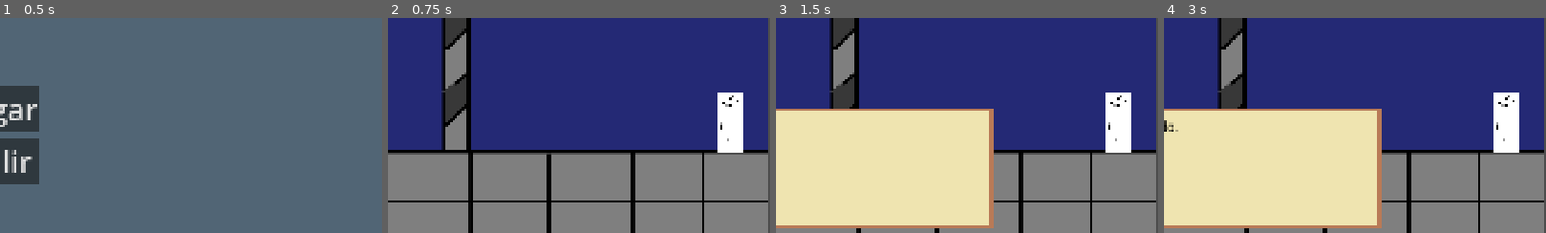
Above: before the commit, frames 1-4 (left to right).
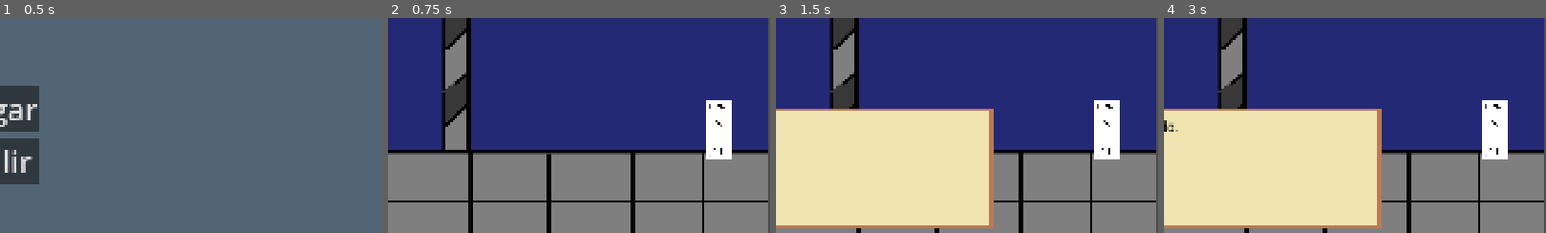
Above: after the commit, the same moments.

Repository: uthorion/Godot_Game
Game: Godot game, scene res://Scenes/main.tscn
Two runs of this game, one before a commit and one after it. Both use one fixed random seed, a clock stepped at 60 frames per second and the inputs below.
Inputs (mouse positions are % of the whole screen's width and height, from its top left):
- Up to frame 1 (0.5 s): no input
- Up to frame 2 (0.75 s): click "Jugar" at 0.5 s
- Up to frame 3 (1.5 s): tap Enter at 1.25 s; move the mouse to (46, 48) at 1.27 s; click (46, 48) at 1.42 s
- Up to frame 4 (3 s): move the mouse to (50, 50) at 2.02 s; click (50, 50) at 2.17 s; move the mouse to (46, 48) at 2.77 s; click (46, 48) at 2.92 s
The pictures show only the part of the screen within x 50-100%, y 46-96%; the shares and areas given below are measured in that part.

Frame 1 is identical in both runs. In frame 2, 2.0% of the frame differs, in the area x 83-93%, y 34-66%; in frame 3, 2.0%; in frame 4, 2.0%.

Commit message:
modificado el punto de origen del player, cambios menores en los mapas, primer testeo con el inventory

Diff:
--- a/juego_aventura_grafica/Characters/player.tscn
+++ b/juego_aventura_grafica/Characters/player.tscn
@@ -1,7 +1,8 @@
-[gd_scene load_steps=5 format=3 uid="uid://bfqr1a7xaiqm5"]
+[gd_scene load_steps=6 format=3 uid="uid://bfqr1a7xaiqm5"]
 
 [ext_resource type="Texture2D" uid="uid://qhslhudq5ian" path="res://Assets/Sprites/personaje.png" id="1_5mj4t"]
 [ext_resource type="Script" uid="uid://cbp1uol865t5n" path="res://Scrips/Personajes/player.gd" id="1_eovys"]
+[ext_resource type="Resource" uid="uid://d07jkcjmggf1w" path="res://Items/LlaveCofre.tres" id="2_vb825"]
 
 [sub_resource type="SpriteFrames" id="SpriteFrames_eovys"]
 animations = [{
@@ -19,14 +20,17 @@
 
 [node name="Player" type="CharacterBody2D" groups=["player"]]
 z_index = 50
-position = Vector2(898, 551)
+position = Vector2(659, 396)
 script = ExtResource("1_eovys")
+item_debug = ExtResource("2_vb825")
 metadata/_edit_group_ = true
 
 [node name="AnimatedSprite2D" type="AnimatedSprite2D" parent="."]
+position = Vector2(5, -228)
 sprite_frames = SubResource("SpriteFrames_eovys")
 
 [node name="CollisionShape2D" type="CollisionShape2D" parent="."]
+position = Vector2(5, -228)
 shape = SubResource("RectangleShape2D_vb825")
 
 [node name="NavigationAgent2D" type="NavigationAgent2D" parent="."]
--- /dev/null
+++ b/juego_aventura_grafica/Items/Item.gd
@@ -0,0 +1,6 @@
+extends Resource
+class_name Item
+
+@export var nombre: String
+@export var descripcion: String
+@export var textura: Texture
--- /dev/null
+++ b/juego_aventura_grafica/Items/LlaveCofre.tres
@@ -0,0 +1,11 @@
+[gd_resource type="Resource" script_class="Item" load_steps=3 format=3 uid="uid://d07jkcjmggf1w"]
+
+[ext_resource type="Script" uid="uid://ybuxi38ogk1q" path="res://Items/Item.gd" id="1_fb135"]
+[ext_resource type="Texture2D" uid="uid://wwhd2jnhf2nk" path="res://UI/Cursor/Cursor_Llave.png" id="2_0mwqo"]
+
+[resource]
+script = ExtResource("1_fb135")
+nombre = "Llave de cobre"
+descripcion = "Es una llave de cobre vieja,parece la de un cofre."
+textura = ExtResource("2_0mwqo")
+metadata/_custom_type_script = "uid://ybuxi38ogk1q"
--- a/juego_aventura_grafica/Scenes/map_00.tscn
+++ b/juego_aventura_grafica/Scenes/map_00.tscn
@@ -7,9 +7,9 @@
 [ext_resource type="PackedScene" uid="uid://cp1wqm0w7ygb1" path="res://Objects/Interactivos/interactive_lamp.tscn" id="5_uo0p6"]
 
 [sub_resource type="NavigationPolygon" id="NavigationPolygon_uo0p6"]
-vertices = PackedVector2Array(1900, 764.961, 1900, 1015.92, 22.3281, 1002.07, 30.6484, 758.031)
+vertices = PackedVector2Array(1879.06, 842.961, 1898.78, 1015.91, 22.7734, 1002.07, 35.2734, 836.031)
 polygons = Array[PackedInt32Array]([PackedInt32Array(0, 1, 2, 3)])
-outlines = Array[PackedVector2Array]([PackedVector2Array(21, 748, 1910, 755, 1910, 1026, 12, 1012)])
+outlines = Array[PackedVector2Array]([PackedVector2Array(26, 826, 1888, 833, 1910, 1026, 12, 1012)])
 
 [node name="Map_00" type="Node2D"]
 script = ExtResource("1_uo0p6")
@@ -20,7 +20,7 @@
 texture = ExtResource("2_7u7ch")
 
 [node name="Player" parent="." instance=ExtResource("4_uc0oj")]
-position = Vector2(1821, 759)
+position = Vector2(1788, 832)
 scale = Vector2(0.25, 0.25)
 
 [node name="TransitionArea" parent="." instance=ExtResource("5_ke8oh")]
--- a/juego_aventura_grafica/Scenes/map_01.tscn
+++ b/juego_aventura_grafica/Scenes/map_01.tscn
@@ -57,4 +57,5 @@
 scale = Vector2(0.65, 0.65)
 
 [node name="NavigationRegion2D" type="NavigationRegion2D" parent="."]
+position = Vector2(-1, 12)
 navigation_polygon = SubResource("NavigationPolygon_546ff")
--- /dev/null
+++ b/juego_aventura_grafica/Scrips/Autoloads/Inventory.gd
@@ -0,0 +1,8 @@
+extends Node
+
+var inventario_objetos: Array[Item]
+
+func addObjeto(obj: Item):
+	if(obj!=null):
+		inventario_objetos.push_back(obj)
+		print("Item added: "+inventario_objetos.back().nombre)
--- a/juego_aventura_grafica/Scrips/Autoloads/pause_menu.gd
+++ b/juego_aventura_grafica/Scrips/Autoloads/pause_menu.gd
@@ -1,6 +1,9 @@
 extends CanvasLayer
 
+@onready var color_rect = $ColorRect
+
 func _ready():
+	process_mode = Node.PROCESS_MODE_ALWAYS
 	hide()
 
 func toggle_pause():
@@ -10,3 +13,7 @@
 	else:
 		get_tree().paused = true
 		show()
+
+func _unhandled_input(event):
+	if event.is_action_pressed("ui_cancel"):
+		toggle_pause()
--- a/juego_aventura_grafica/Scrips/Personajes/player.gd
+++ b/juego_aventura_grafica/Scrips/Personajes/player.gd
@@ -1,11 +1,16 @@
 extends CharacterBody2D
 
+@export var item_debug: Item
 @onready var agent = $NavigationAgent2D
 @onready var sprite = $AnimatedSprite2D
 
 const SPEED = 250
 var facing_right = true
 var ignorar_input_un_frame := false
+
+func _ready():
+	if(INVENTORY.inventario_objetos.size()==0):
+		INVENTORY.addObjeto(item_debug)
 
 func _input(event):
 	if ignorar_input_un_frame:
--- a/juego_aventura_grafica/Scrips/maps/main.gd
+++ b/juego_aventura_grafica/Scrips/maps/main.gd
@@ -1,6 +1,14 @@
 extends Node
 
+func _ready():
+	get_tree().paused = false
+	if PAUSEMENU:
+		PAUSEMENU.hide()
+		PAUSEMENU.process_mode = Node.PROCESS_MODE_DISABLED
+
 func _on_jugar_pressed():
+	if PAUSEMENU:
+		PAUSEMENU.process_mode = Node.PROCESS_MODE_ALWAYS
 	get_tree().change_scene_to_file("res://Scenes/map_00.tscn")
 
 func _on_salir_pressed():
--- a/juego_aventura_grafica/UI/TextController/text_controller.gd
+++ b/juego_aventura_grafica/UI/TextController/text_controller.gd
@@ -59,7 +59,7 @@
 		else:
 			mostrar_dialogo()
 
-func _on_gui_input(event):
+func _gui_input(event):
 	if event is InputEventMouseButton and event.pressed:
 		if escribiendo:
 			rich_text.text = texto_completo
--- a/juego_aventura_grafica/UI/TextController/text_controller.tscn
+++ b/juego_aventura_grafica/UI/TextController/text_controller.tscn
@@ -55,5 +55,3 @@
 theme_override_font_sizes/normal_font_size = 50
 text = "podes explicarmelo de nuevo pero con mas detalle, osea yo quiero que la fila 1, se le reste -35, a la 2 -35, a la 3 -23 y asi sucesivamente segun la fila. como hago para que le aplique a cada fila la resta sin tener que ponerle manualmente ese negativo"
 scroll_active = false
-
-[connection signal="gui_input" from="." to="." method="_on_gui_input"]
--- a/juego_aventura_grafica/project.godot
+++ b/juego_aventura_grafica/project.godot
@@ -21,6 +21,7 @@
 CURSORMANAGER="*res://Scrips/Autoloads/CursorManager.gd"
 PAUSEMENU="*res://UI/pause_menu.tscn"
 GESTORDIALOGOS="*res://UI/TextController/text_controller.tscn"
+INVENTORY="*res://Scrips/Autoloads/Inventory.gd"
 
 [display]
 
@@ -29,6 +30,10 @@
 window/size/mode=4
 window/stretch/mode="canvas_items"
 
+[editor_plugins]
+
+enabled=PackedStringArray("res://addons/gamedev_assistant/plugin.cfg")
+
 [input]
 
 Pausa={
Not shown, added: juego_aventura_grafica/Items/Item.gd.uid
Not shown, added: juego_aventura_grafica/Scrips/Autoloads/Inventory.gd.uid
Not shown, added: juego_aventura_grafica/Scenes/main.tscn4622240657.tmp
Not shown, added: juego_aventura_grafica/Scenes/main.tscn4628015613.tmp
